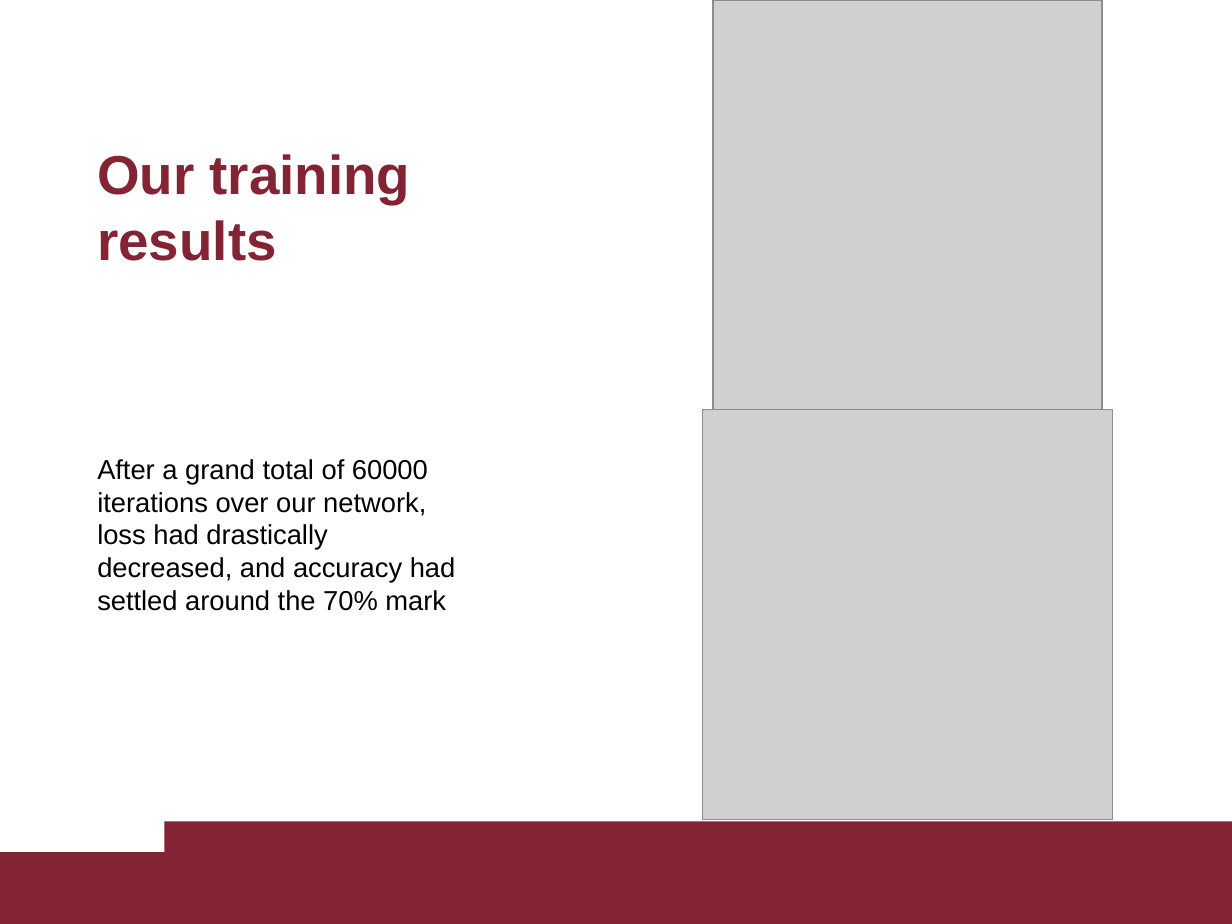
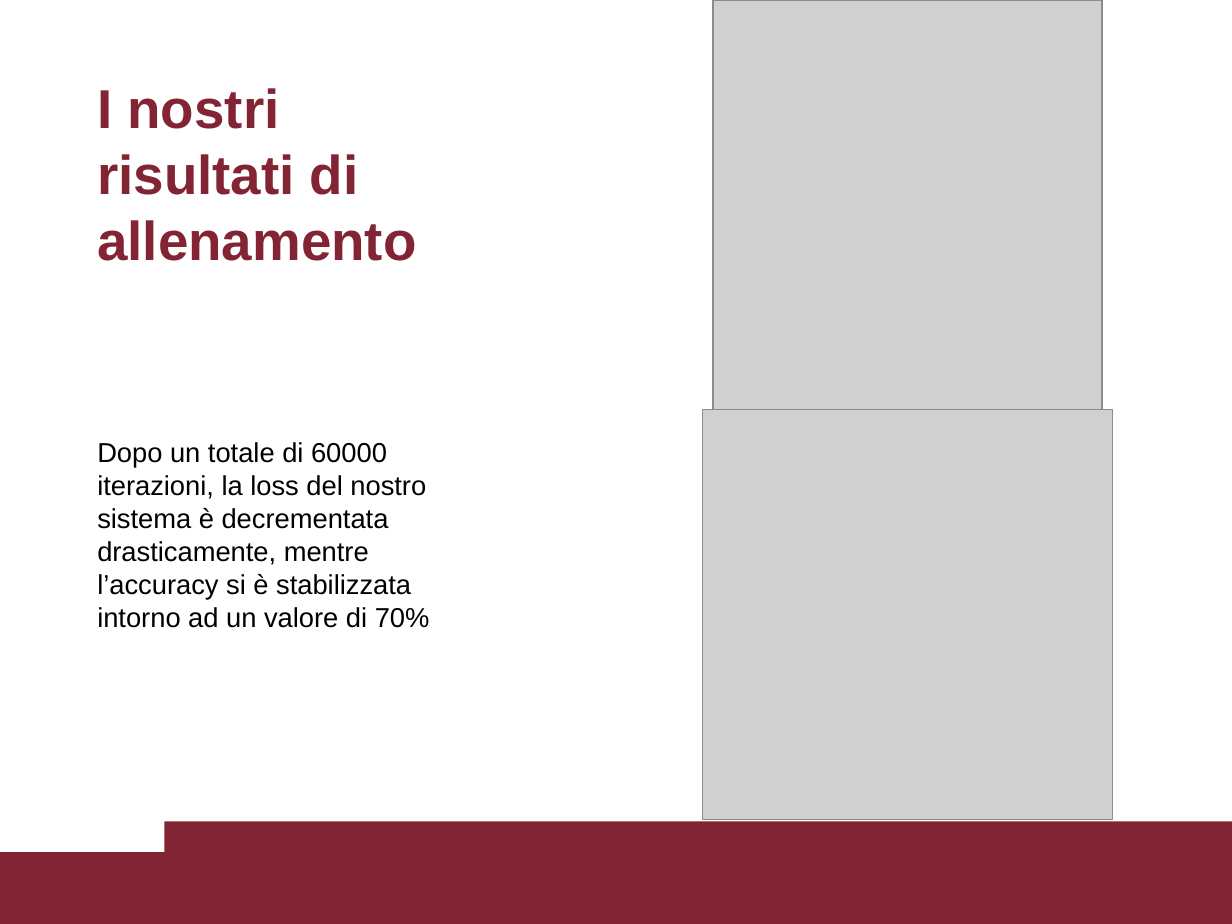
Before and after one commit to TarazGr/BSProj, a slide deck: slide 7 of Siamese Networks and Image Verification, parts 2 and 3.pptx. Drawn at 1232x924 pixels with LibreOffice and Linux fonts; fonts in the diff are those of the drawing; grey boxes stand for pictures. Boxes give left, top, right and bottom in pixels: in the first picture for what was removed or moved away, otherwise in the second. Text is boxed around its words. In the diff, an @@ line names an element or a change of style, - is before the commit and + after.

```diff
--- a/Siamese Networks and Image Verification, parts 2 and 3.pptx
+++ b/Siamese Networks and Image Verification, parts 2 and 3.pptx
@@ title at bbox=[97, 88, 416, 261]: text changed @@
-Our training results
+I nostri risultati di allenamento
@@ text at bbox=[97, 442, 430, 628]: text changed @@
-After a grand total of 60000 iterations over our network, loss had drastically decreased, and accuracy had settled around the 70% mark
+Dopo un totale di 60000 iterazioni, la loss del nostro sistema è decrementata drasticamente, mentre l’accuracy si è stabilizzata intorno ad un valore di 70%
```
Also in this commit, not shown: 5 other slides changed.
